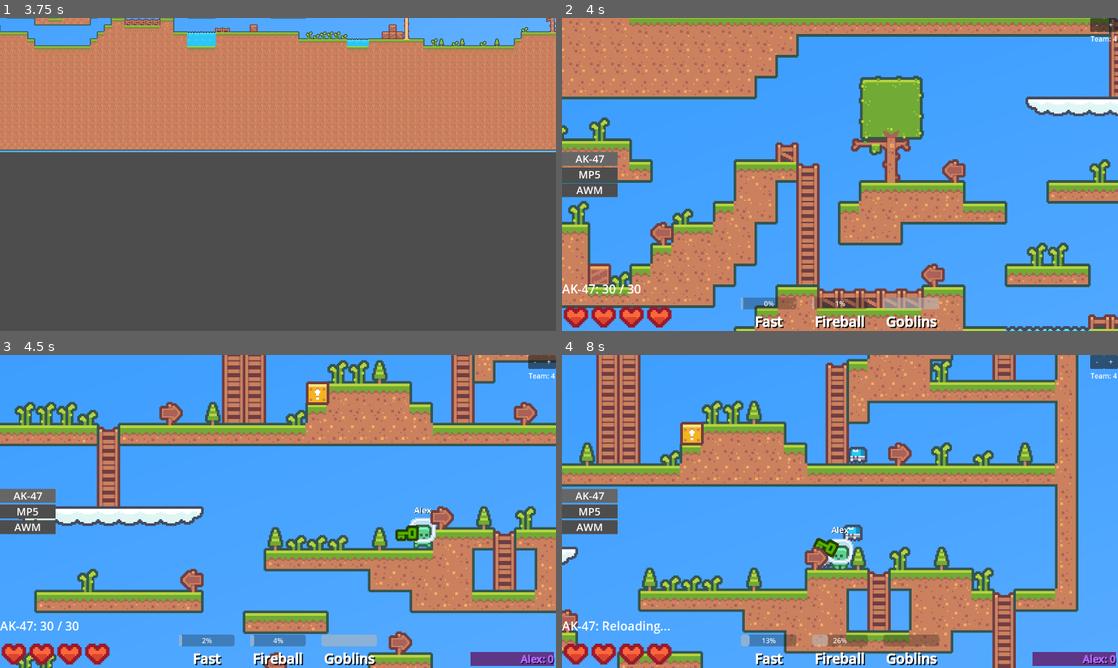
Above: before the commit, frames 1-4 (two rows, left to right).
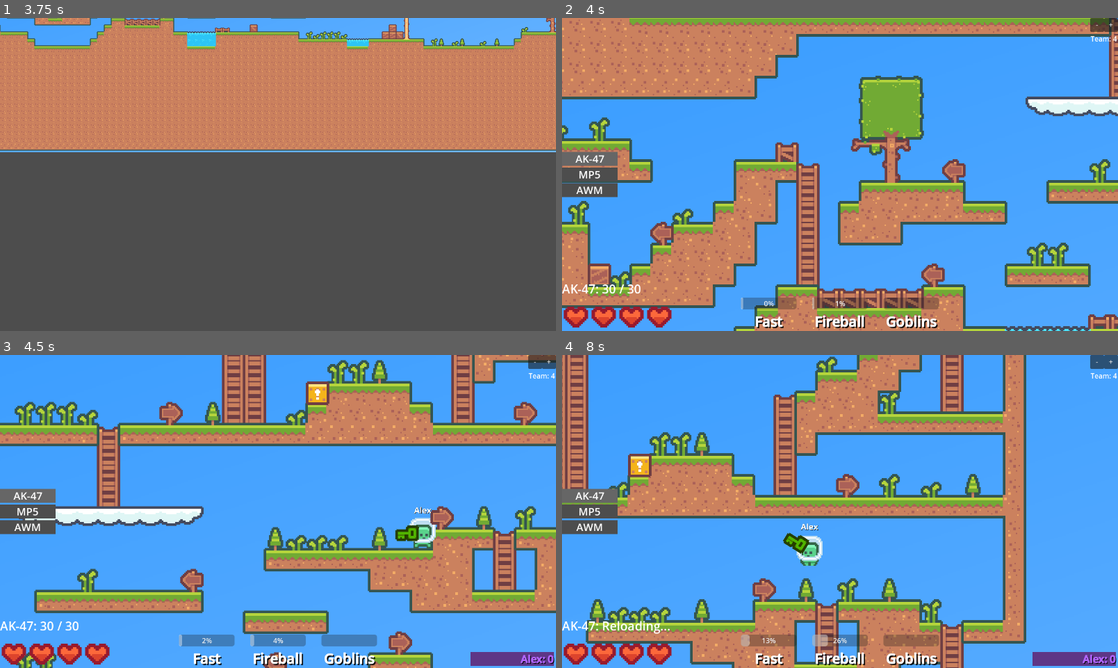
Above: after the commit, the same moments.

Repository: F1zzy31f/Glob-Game
Game: Godot game, scene res://scenes/MainMenu.tscn
Two runs of this game, one before a commit and one after it. Both use one fixed random seed, a clock stepped at 60 frames per second and the inputs below.
Inputs (mouse positions are in pixels of both pictures, inside the frame that each line leads up to):
- Up to frame 1 (3.75 s): click (278, 136) at 0.52 s; type "Alex" at 0.6 s; click "Play" at 1.25 s; click (278, 136) at 2.02 s; type "12" at 2.1 s; click "Host Game" at 2.75 s; tap Enter at 3.5 s; move the mouse to (400, 158) at 3.52 s; hold D (move_right) from 3.53 s (still down); tap Q (ability_active_1) at 3.6 s
- Up to frame 2 (4 s): keep holding D (move_right); tap Space (jump) at 3.77 s
- Up to frame 3 (4.5 s): keep holding D (move_right); move the mouse to (166, 527) at 4.27 s; tap E (ability_active_2) at 4.35 s
- Up to frame 4 (8 s): tap Space (jump) at 4.52, 6.02, 6.77, 7.52 s; move the mouse to (895, 442) at 5.02 s; release D (move_right) at 5.03 s; hold A (move_left) 5.03-5.78 s; tap Z (ability_ultimate) at 5.1 s; move the mouse to (812, 574) at 5.77 s; hold D (move_right) 5.78-7.28 s; click (812, 574) at 5.85 s; move the mouse to (1006, 558) at 6.52 s; tap Q (ability_active_1) at 6.6 s; tap R (reload) at 7.15 s; move the mouse to (673, 464) at 7.27 s; hold A (move_left) from 7.28 s (still down); tap E (ability_active_2) at 7.35 s

Frame 1 is identical in both runs. In frame 2, 0.4% of the frame differs, in the area x 57-68%, y 89-94%; in frame 3, 0.4%; in frame 4, 56%, in the area x 0-93%, y 0-100%.

Commit message:
Fix goblin starting with charge

Diff:
--- a/scenes/Player.tscn
+++ b/scenes/Player.tscn
@@ -201,7 +201,6 @@
 [node name="Goblins" parent="Abilities/Ultimate" instance=ExtResource("6_1ee1w")]
 type = 2
 style = 2
-ultimate_charge = true
 summon_scene = ExtResource("7_qhgxf")
 summon_count = 3
 
